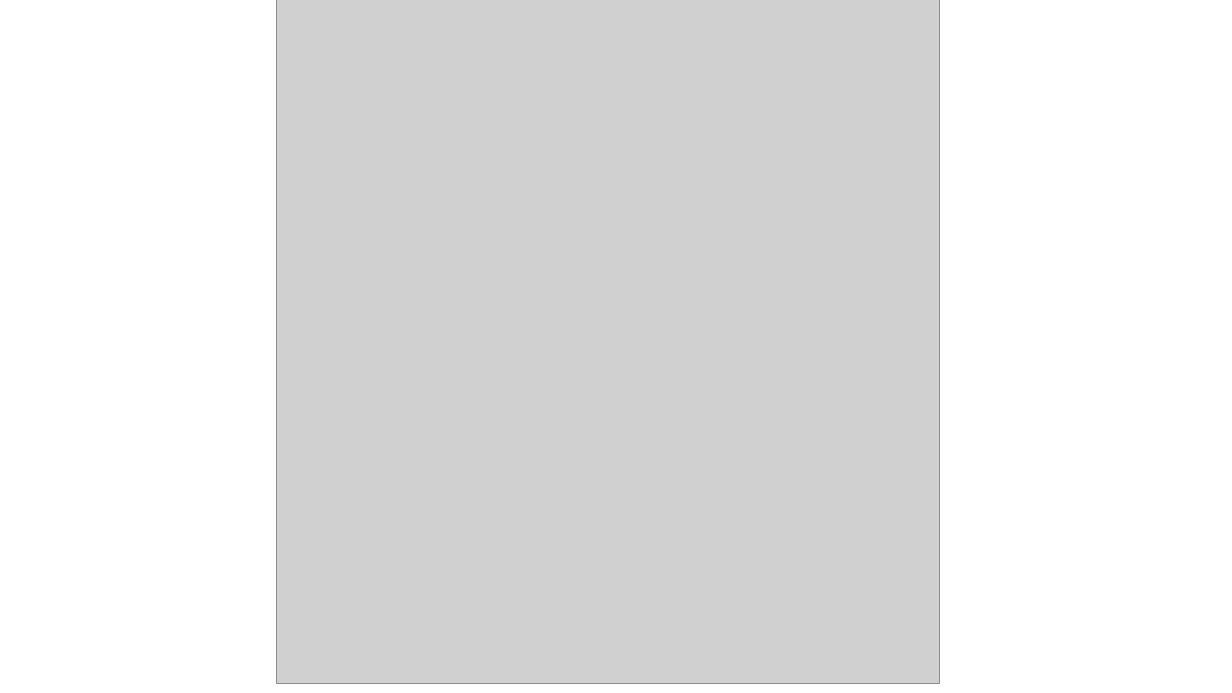
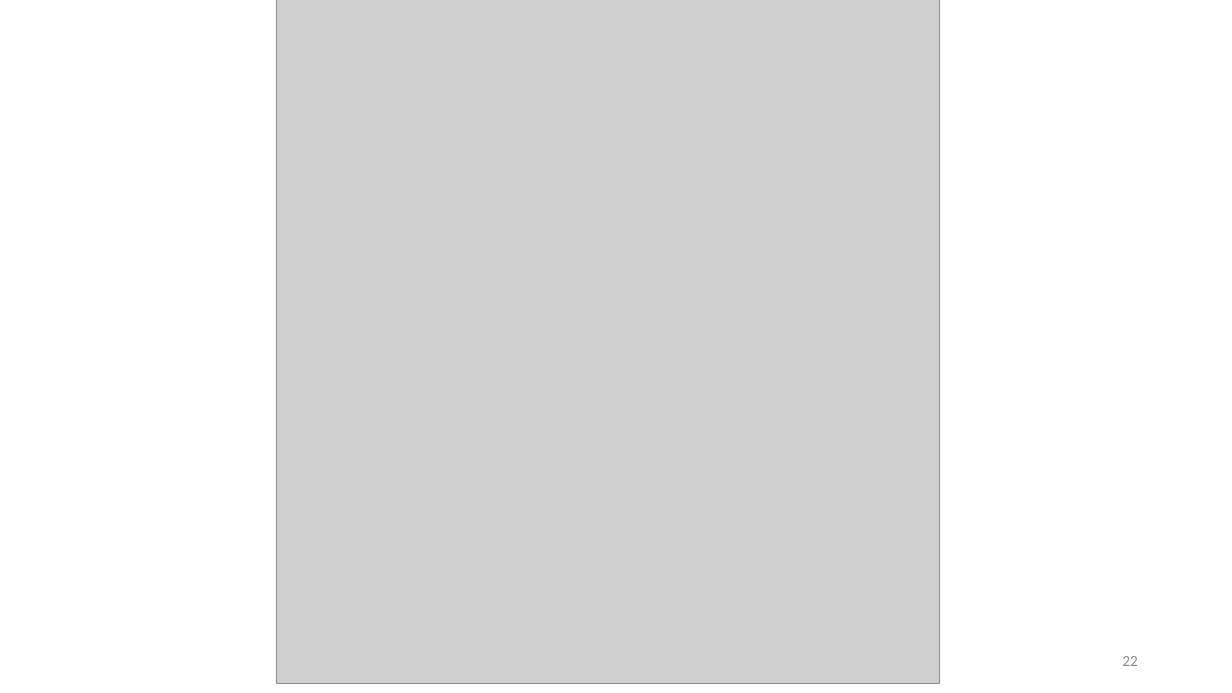
Before and after one commit to TavaresCarlos/TerrainIntelGIS, a slide deck: slide 22 of escrita/seminários/apresentacao.pptx (slide 17 before the commit). Drawn at 1232x693 pixels with LibreOffice and Linux fonts; fonts in the diff are those of the drawing; grey boxes stand for pictures. Boxes give left, top, right and bottom in pixels: in the first picture for what was removed or moved away, otherwise in the second. Text is boxed around its words. In the diff, an @@ line names an element or a change of style, - is before the commit and + after.

```diff
--- a/escrita/seminários/apresentacao.pptx
+++ b/escrita/seminários/apresentacao.pptx
@@ page number added at <box>1122,656,1138,666</box>, 12 pt, text #8C8C8C @@
+22
```
Also in this commit, not shown: 18 other slides changed, 6 slides added, 5 other files.
